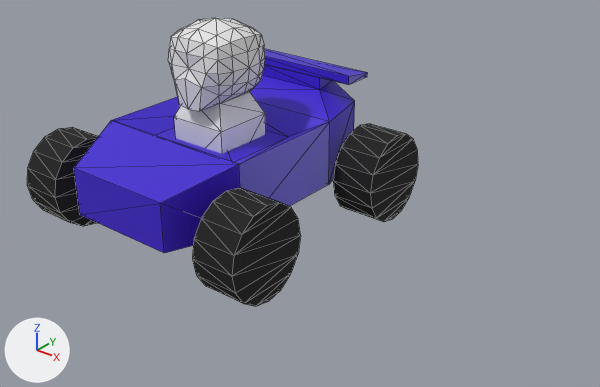
The COLLADA model src/three/static/models/kart.dae: old version first, new version second.
One viewpoint serves both versions: a 50 mm lens placed at (8.24, -8.39, 6.04), pointed at (1.64, -0.14, 0.93). The lights are fixed; the arrows at lower left show +X, +Y and +Z. Mesh edges are drawn as thin lines. Where no turn or scale is listed for an object, it has been applied to the vertices.

The scene before the commit, as lines of its bpy script (objects in view):
```python
me_cube = bpy.data.meshes.new('Cube')
me_cube.from_pydata(...)  # 40 vertices, 76 faces; spans x -1.3..1.3, y -2.05..2.24, z -0.26..1.33
me_cube.materials.append(mat_material)  # blue #3f1fd1
me_cylinder_002 = bpy.data.meshes.new('Cylinder.002')
me_cylinder_002.from_pydata(...)  # a 16-sided cylinder along x spanning x -0.046..0.64, y -0.675..0.675, z -0.706..0.706
me_cylinder_002.materials.append(mat_tirematerial)  # black #131313
me_cylinder_003 = bpy.data.meshes.new('Cylinder.003')
me_cylinder_003.from_pydata(...)  # a 16-sided cylinder along x spanning x -0.046..0.64, y -0.675..0.675, z -0.706..0.706
me_cylinder_003.materials.append(mat_tirematerial)  # black #131313
ob_chassis = bpy.data.objects.new('Chassis', me_cube)
ob_chassis.location = (0.0, 0.0, 0.8)
ob_wheel3 = bpy.data.objects.new('Wheel3', me_cylinder_002)
ob_wheel3.location = (1.48, 1.6, 0.67)
ob_wheel4 = bpy.data.objects.new('Wheel4', me_cylinder_003)
ob_wheel4.location = (1.48, -1.4, 0.67)
# also in view: 'Rider' at (0.0, -0.02, 1.93); 'Wheel1' at (-1.74, -1.4, 0.67)
```
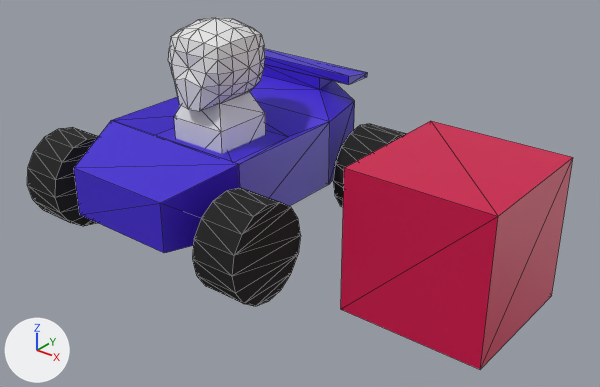
Location of each change, [x1, y1, x2, y2] in pixels of the pictures (600 x 387 px):
'Crate', added (pink): after [341, 121, 573, 369]
'Wheel3', unchanged, covered by the edit: before [333, 124, 418, 222]; after [333, 124, 406, 207]

The change, as a list of edits to the scene's bpy script:
```text
Add mat_cratematerial:
    mat_cratematerial = principled_material('CrateMaterial')
    mat_cratematerial.base_color = (0.64, 0.0, 0.0682)  # pink #d1004a
    mat_cratematerial.roughness = 0.44
Add me_cube_002:
    me_cube_002.from_pydata(...)  # a box spanning x -1.0..1.0, y -1.0..1.0, z -1.0..1.0
    me_cube_002.materials.append(mat_cratematerial)  # pink #d1004a
Add ob_crate:
    ob_crate = bpy.data.objects.new('Crate', me_cube_002)
    ob_crate.location = (4.0, 0.0, 1.0)
```
